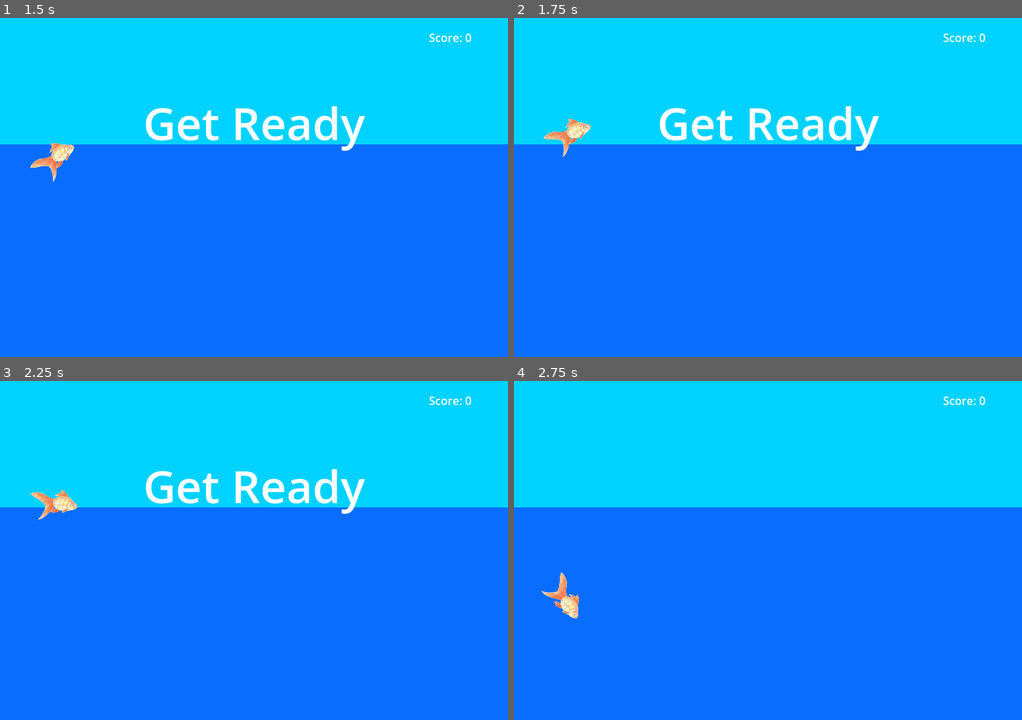
Above: before the commit, frames 1-4 (two rows, left to right).
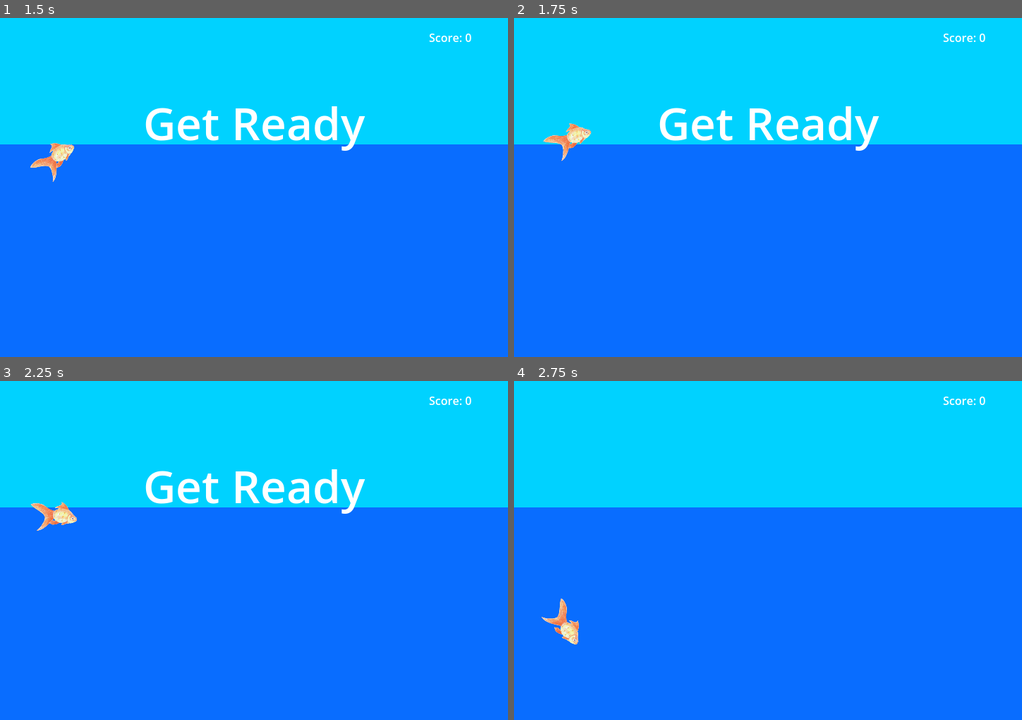
Above: after the commit, the same moments.

Repository: Aveli-games/splashy-fish
Game: Godot game, scene res://main.tscn
Same seed, same stepped clock (60 frames per second), same inputs: the game is played once before the commit and once after it. Sound files missing from this copy of the repository are replaced by a short silence.
Inputs:
- Up to frame 1 (1.5 s): click "Start" at 0.5 s; tap Enter at 1.25 s; hold W (swim_up) from 1.28 s (still down)
- Up to frame 2 (1.75 s): keep holding W (swim_up)
- Up to frame 3 (2.25 s): release W (swim_up) at 2.03 s; hold S (swim_down) from 2.03 s (still down)
- Up to frame 4 (2.75 s): keep holding S (swim_down)

Frame 1 is identical in both runs. In frame 2, 0.4% of the frame differs, in the area x 5-16%, y 29-43%; in frame 3, 0.6%; in frame 4, 0.7%, in the area x 5-13%, y 56-78%.

Commit message:
Merge main affected the collision capsule

Diff:
--- a/player.tscn
+++ b/player.tscn
@@ -42,7 +42,7 @@
 }]
 
 [sub_resource type="CapsuleShape2D" id="CapsuleShape2D_kfeb8"]
-radius = 14.6667
+radius = 24.0
 height = 62.6667
 
 [node name="Player" type="Area2D"]
@@ -57,7 +57,7 @@
 frame_progress = 0.965169
 
 [node name="CollisionShape2D" type="CollisionShape2D" parent="."]
-position = Vector2(32, -1.33333)
+position = Vector2(32, -2.66667)
 rotation = 1.5708
 shape = SubResource("CapsuleShape2D_kfeb8")
 
